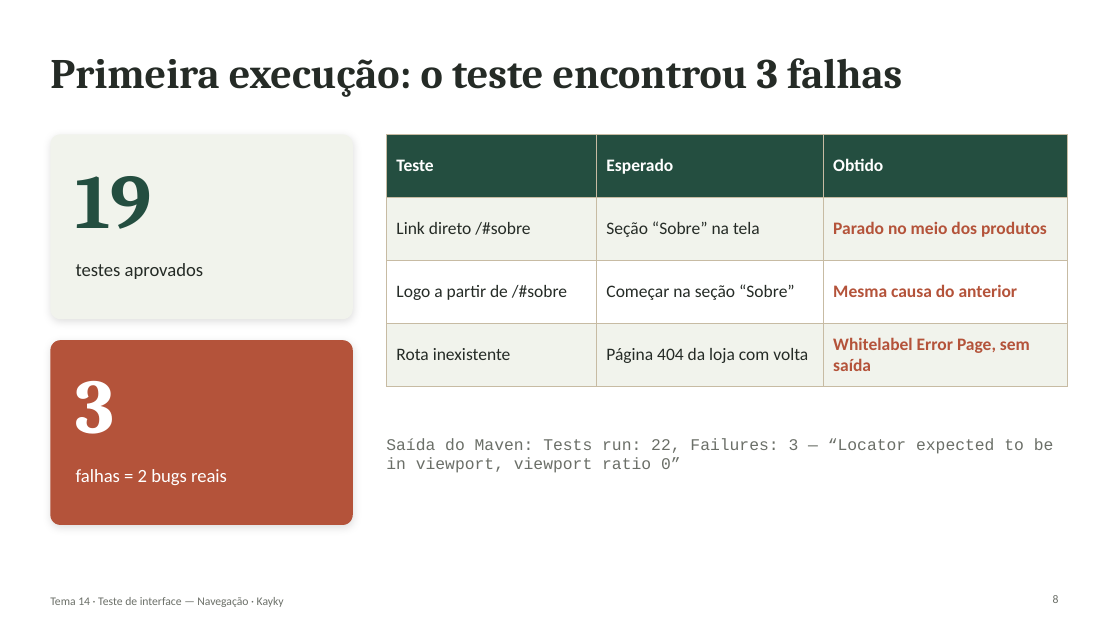
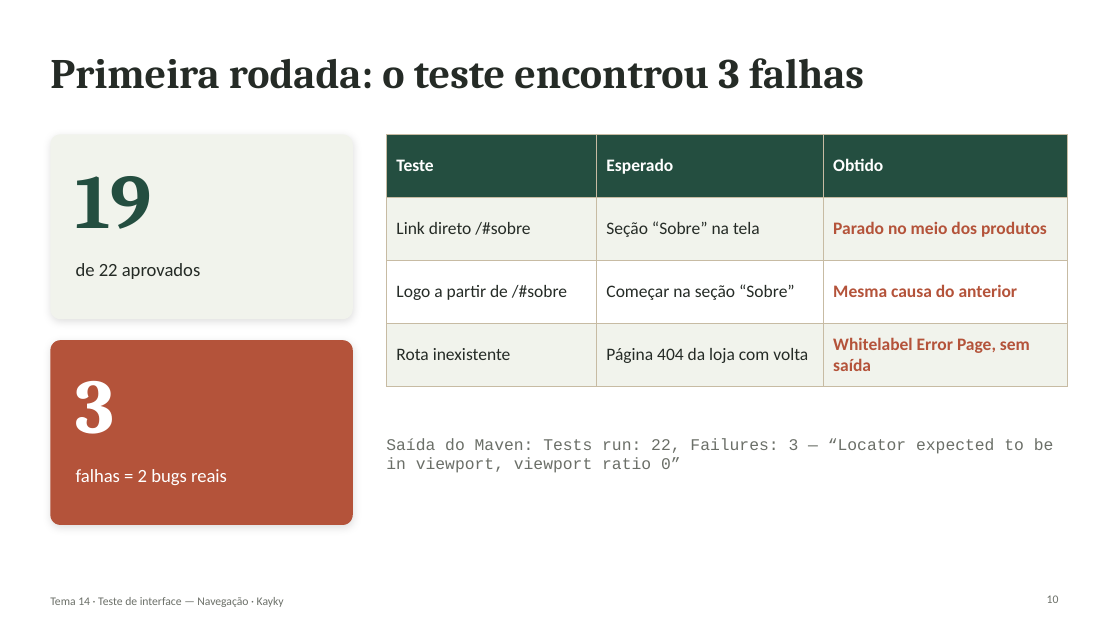
Before and after one commit to KaykyOne/f-e-commerce, a slide deck: slide 10 of docs/tema-14-navegacao/Apresentacao-Tema14-Navegacao.pptx (slide 8 before the commit). Drawn at 1120x630 pixels with LibreOffice and Linux fonts; fonts in the diff are those of the drawing. Boxes give left, top, right and bottom in pixels: in the first picture for what was removed or moved away, otherwise in the second. Text is boxed around its words. In the diff, an @@ line names an element or a change of style, - is before the commit and + after.

```diff
--- a/docs/tema-14-navegacao/Apresentacao-Tema14-Navegacao.pptx
+++ b/docs/tema-14-navegacao/Apresentacao-Tema14-Navegacao.pptx
@@ title at (50,58,864,89): text changed @@
-Primeira execução: o teste encontrou 3 falhas
+Primeira rodada: o teste encontrou 3 falhas
@@ text at (76,263,201,279): text changed @@
-testes aprovados
+de 22 aprovados
@@ page number at (1047,595,1059,603): text changed @@
-8
+10
```
Also in this commit, not shown: 8 other slides changed, 5 slides added, 2 slides removed, 14 other files.
